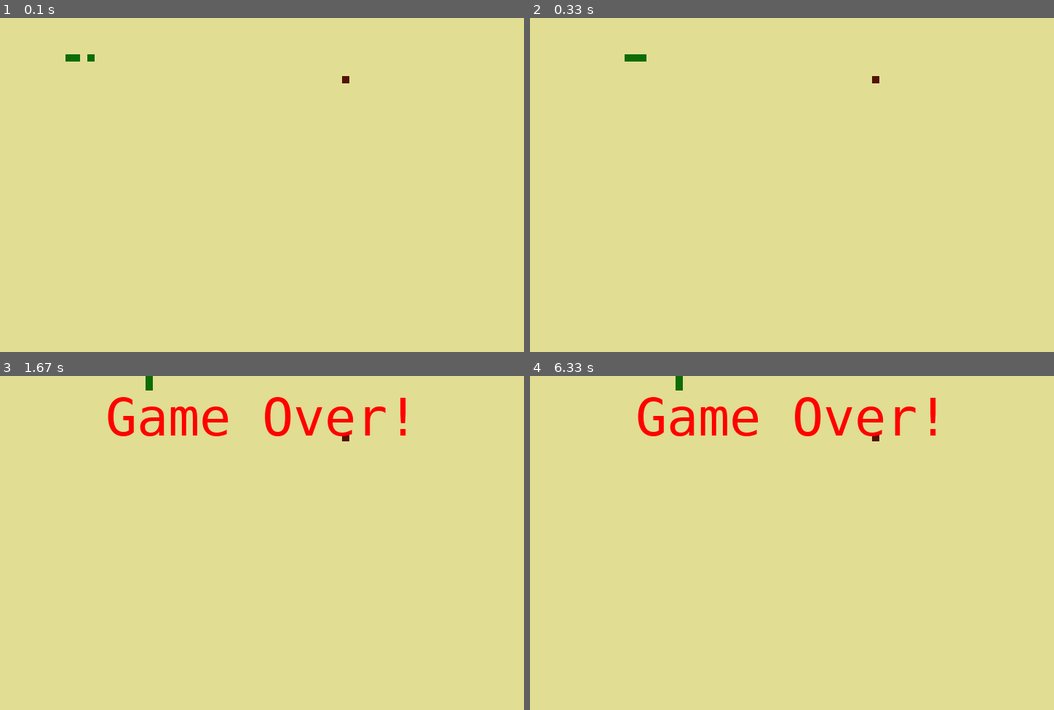
Above: before the commit, frames 1-4 (two rows, left to right).
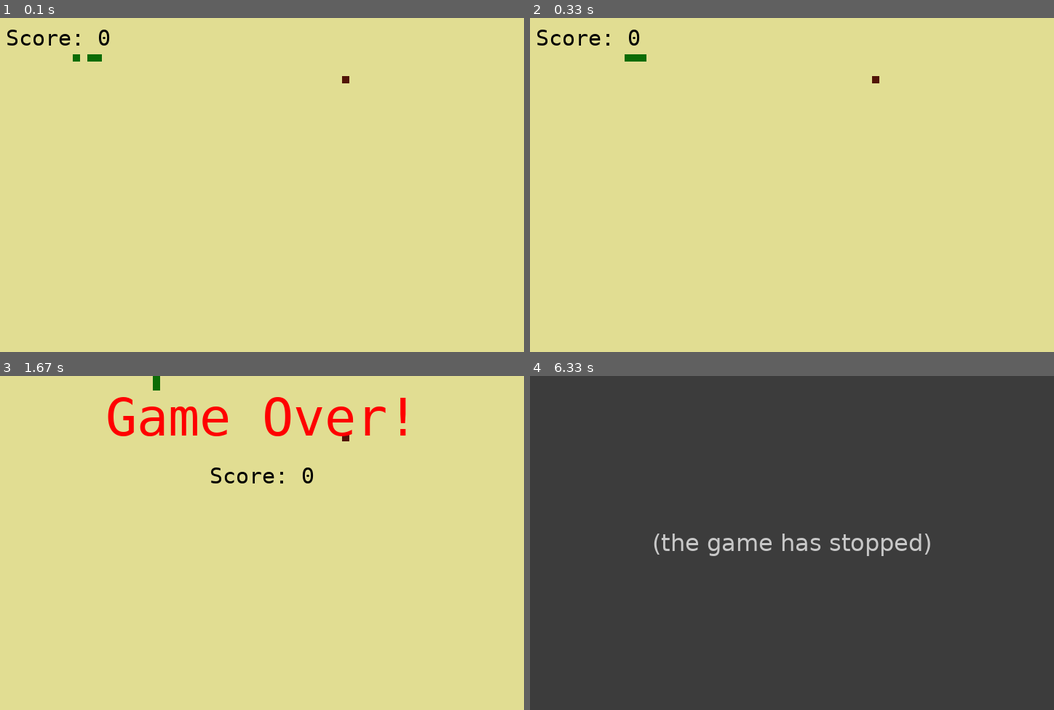
Above: after the commit, the same moments.

Repository: ninaReb/Nina-Snake-PyGame
Game: pygame game, started from snakeGame.py
Two runs of this game, one before a commit and one after it. Both use one fixed random seed, a clock stepped at 60 frames per second and the inputs below.
Inputs:
- Up to frame 1 (0.1 s): no input
- Up to frame 2 (0.33 s): no input
- Up to frame 3 (1.67 s): tap W at 0.33 s; hold Right 0.67-1.13 s; hold Up 1.17-1.47 s
- Up to frame 4 (6.33 s): no input

The runs differ from the first frame. In frame 1, 0.3% of the frame differs, in the area x 1-21%, y 3-14%; in frame 2, 0.3%; in frame 3, 0.4%; in frame 4, 100%, in the area x 0-100%, y 0-100%.
After the commit the program exited at 6.25 s; later frames show no game.

Commit message:
added score display and gameover score call

Diff:
--- a/snakeGame.py
+++ b/snakeGame.py
@@ -27,6 +27,8 @@
 direction = 'RIGHT'
 changeto = direction
 
+score = 0
+
 # Food
 randomX = random.randrange(1,72)*10
 randomY = random.randrange(1,46)*10
@@ -42,9 +44,23 @@
     GOrectangle.midtop = (360, 15)
     playSurface.blit(GOsurface, GOrectangle)
     pygame.display.flip()
+    showScore(0)
     time.sleep(5)
     pygame.quit()
     sys.exit()
+
+#Score Board
+def showScore(choice = 1):
+        scoreFont = pygame.font.SysFont('monaco', 30)
+        scoreSurface = scoreFont.render('Score: {0}'.format(score), True, black)
+        scoreRect  = scoreSurface.get_rect()
+        if choice == 1:
+            scoreRect.midtop = (80, 10)
+        else:
+            scoreRect.midtop = (360, 120)
+        playSurface.blit(scoreSurface, scoreRect)
+        pygame.display.flip()
+
 
 # Events
 while True:
@@ -88,6 +104,7 @@
     snakeBody.insert(0, list(snakePos))
 
     if snakePos[0] == foodPos[0] and snakePos[1] == foodPos[1]:
+        score += 1
         foodSpawn = False
     else:
         snakeBody.pop()
@@ -116,4 +133,5 @@
 
 
     pygame.display.flip()
-    fpsController.tick(10)
+    showScore()
+    fpsController.tick(12)
